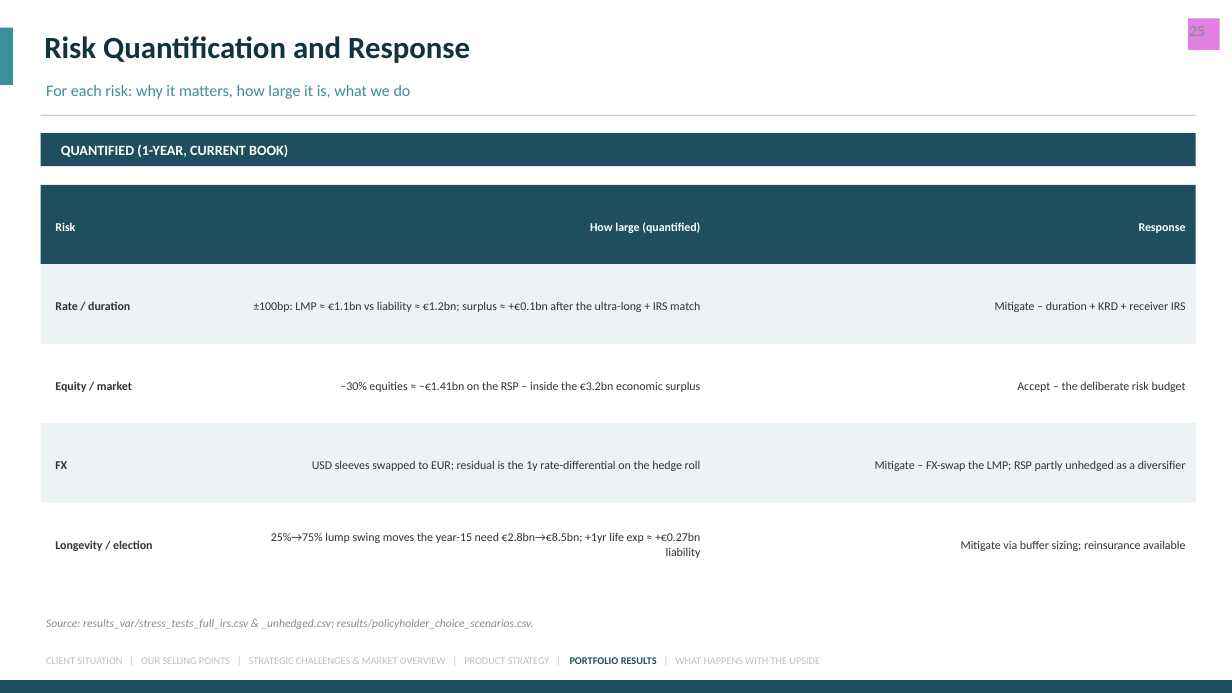
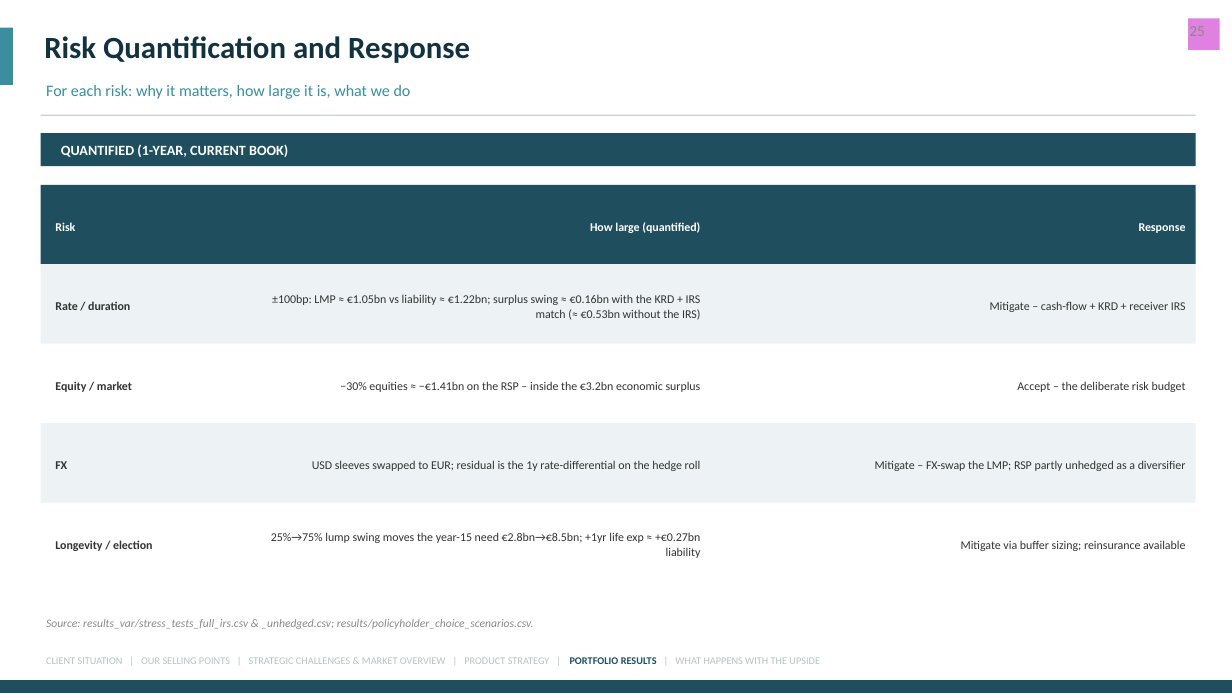
Before and after one commit to benthebender/Financ-Engeneering, a slide deck: slide 31 of Case 3/presentation/All-Kanns_Asset_Management.pptx. Drawn at 1232x693 pixels with LibreOffice and Linux fonts; fonts in the diff are those of the drawing. Boxes give left, top, right and bottom in pixels: in the first picture for what was removed or moved away, otherwise in the second. Text is boxed around its words. In the diff, an @@ line names an element or a change of style, - is before the commit and + after.

```diff
--- a/Case 3/presentation/All-Kanns_Asset_Management.pptx
+++ b/Case 3/presentation/All-Kanns_Asset_Management.pptx
@@ text at box(272, 294, 701, 320): text changed @@
-±100bp: LMP ≈ €1.1bn vs liability ≈ €1.2bn; surplus ≈ +€0.1bn after the ultra-long + IRS match
+±100bp: LMP ≈ €1.05bn vs liability ≈ €1.22bn; surplus swing ≈ €0.16bn with the KRD + IRS match (≈ €0.53bn without the IRS)
@@ text at box(990, 301, 1186, 312): text changed @@
-Mitigate – duration + KRD + receiver IRS
+Mitigate – cash-flow + KRD + receiver IRS
```
Also in this commit, not shown: 5 other slides changed, 36 other files.
